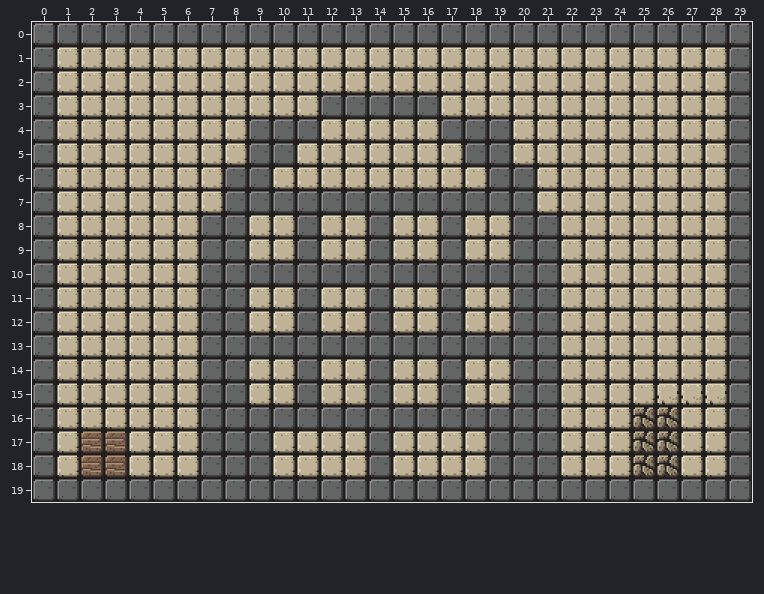
An edit to a level. Tiled map, Debug.win32/Resources/Map/Level1.tmx. That is the earlier state.
Cells are 32x32 px. Shown: x 0..29, y 0..19.
After the commit:
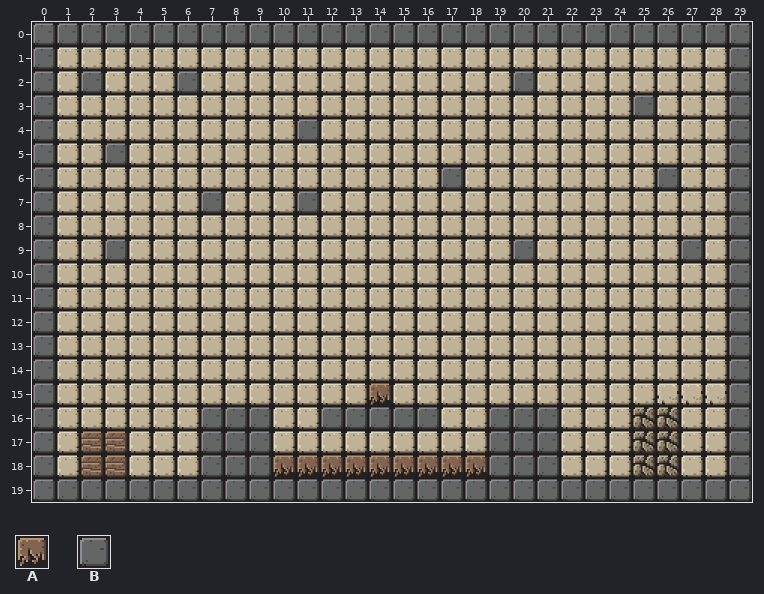
Key: from "warTileset_32x32": A 26, B 28.
_ is an empty cell.
Difference:
Layer "Platform":
There is now tile B in row 2 at x 2, 6 and 20; in row 3 at x 25; in row 5 at x 3; in row 6 at x 17 and 26; in row 7 at x 7; in row 9 at x 3 and 27.
The author cleared tile B in row 3 at x 12 to 16; in row 4 at x 9 to 10 and 17 to 19; in row 5 at x 9 to 10 and 18 to 19; in row 6 at x 8 to 9 and 19 to 20; in row 7 at x 8 to 10 and 12 to 20; in row 8 at x 7 to 8, 11, 14, 17 and 20 to 21.
The author cleared tile B in row 9 at x 7 to 8, 11, 14, 17 and 21; in row 10 at x 7 to 21; in rows 11 to 12 at x 7 to 8, 11, 14, 17 and 20 to 21; in row 13 at x 7 to 21; in rows 14 to 15 at x 7 to 8, 11, 14, 17 and 20 to 21; in row 16 at x 10 to 11 and 17 to 18.
The author cleared tile B in rows 17 to 18 at x 14.
Layer "Snare":
There is now tile A in row 15 at x 14; in row 18 at x 10 to 18.
